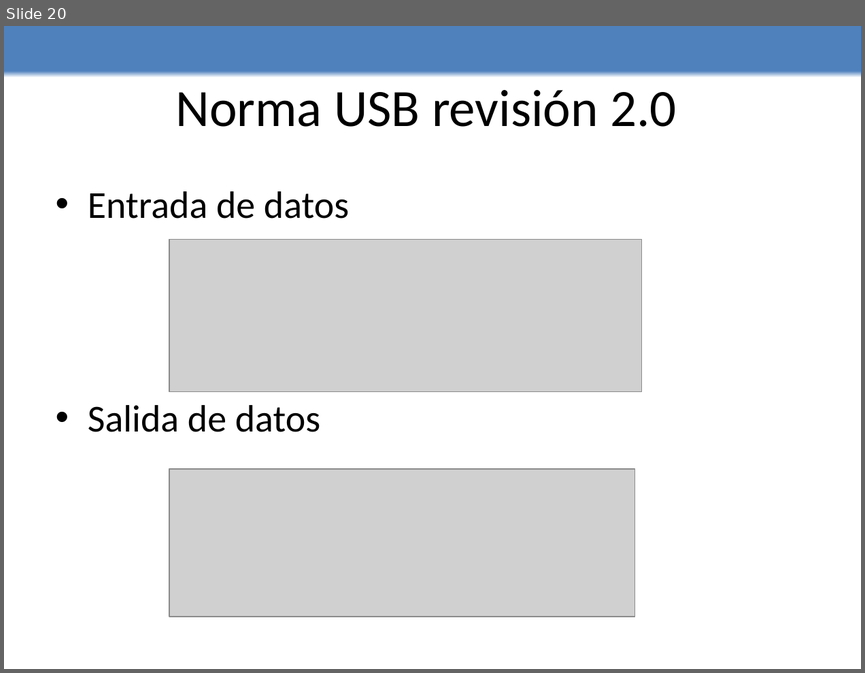
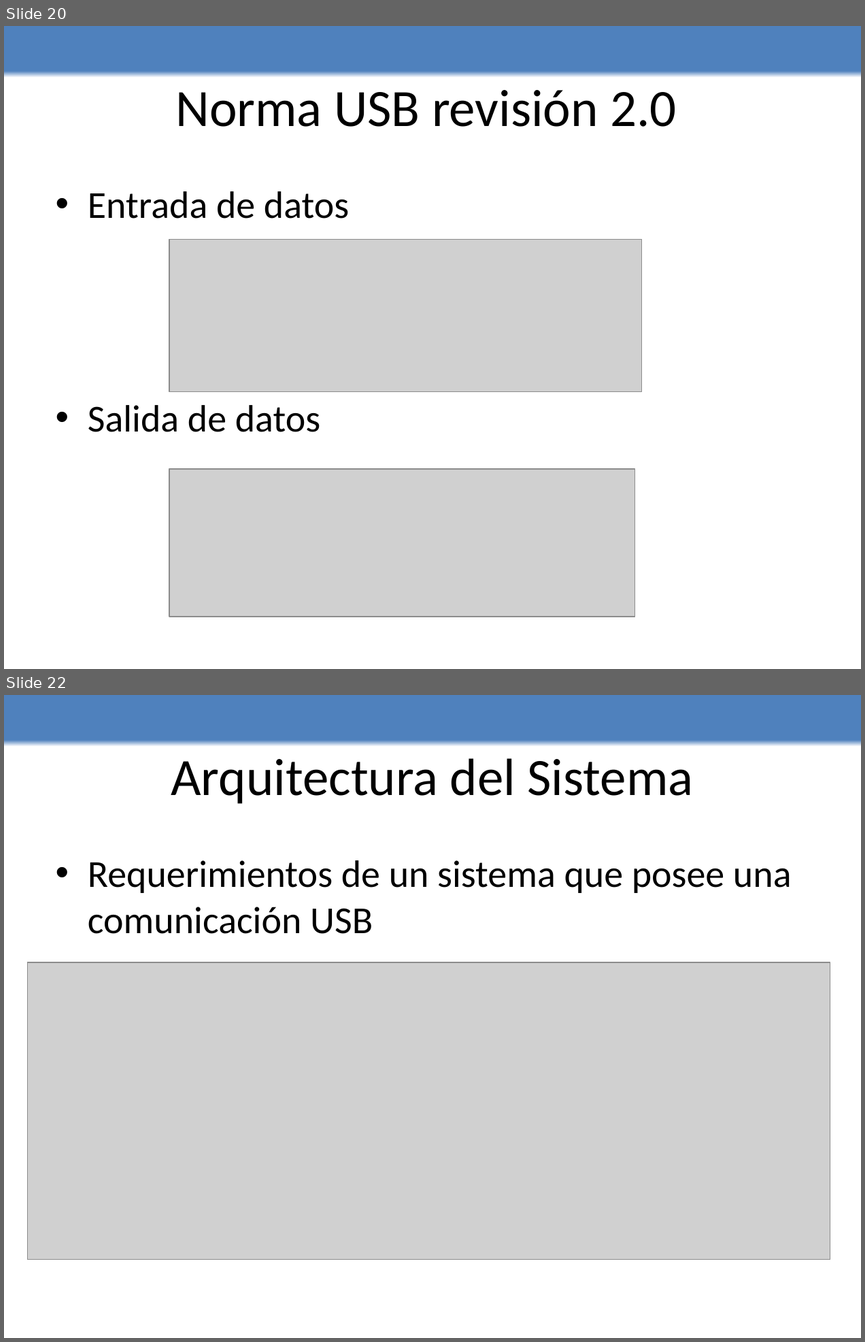
Before and after one commit to edwin0790/lechuzing, a slide deck: Presentacion/presentacion.pptx. Shown one above the other, each under a label of ours: slide 20 before the commit, slides 20 and 22 after it; the slides between them are not shown. The pictures are 865x673 and 865x1342 pixels, drawn with LibreOffice and Linux fonts; fonts in the diff are those of the drawing; grey boxes stand for pictures. Boxes give left, top, right and bottom in pixels: in the first picture for what was removed or moved away, otherwise in the second. Text is boxed around its words. In the diff, an @@ line names an element or a change of style, - is before the commit and + after.

```diff
--- a/Presentacion/presentacion.pptx
+++ b/Presentacion/presentacion.pptx
@@ slide 22 added at [4, 695, 861, 1338], background gradient #FFFFFF to #4F81BD @@
@@ title added at [171, 758, 694, 804], 44 pt, text #000000 @@
+Arquitectura del Sistema
@@ text added at [88, 860, 791, 934], 32 pt, text #000000 @@
+• Requerimientos de un sistema que posee una comunicación USB
@@ picture added at [28, 962, 831, 1259] @@
```
Also in this commit, not shown: 1 slide changed, 9 other slides added.
